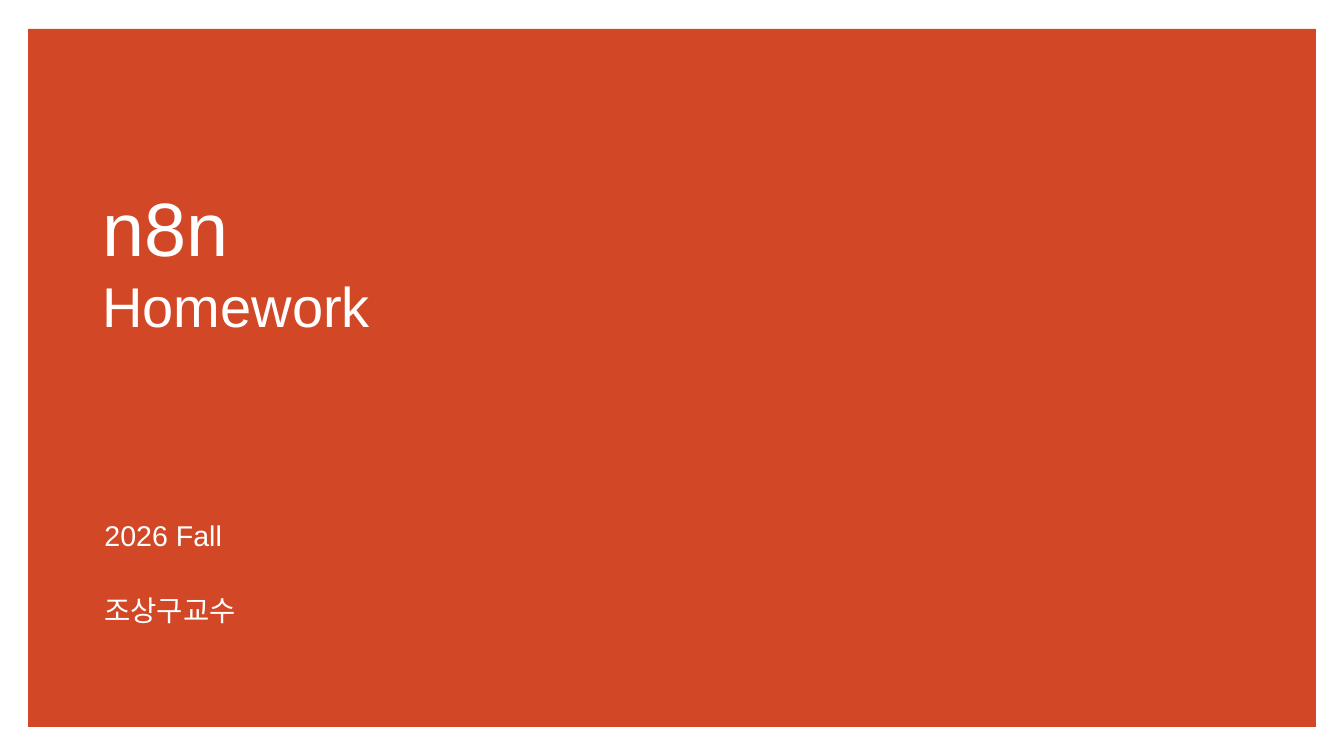
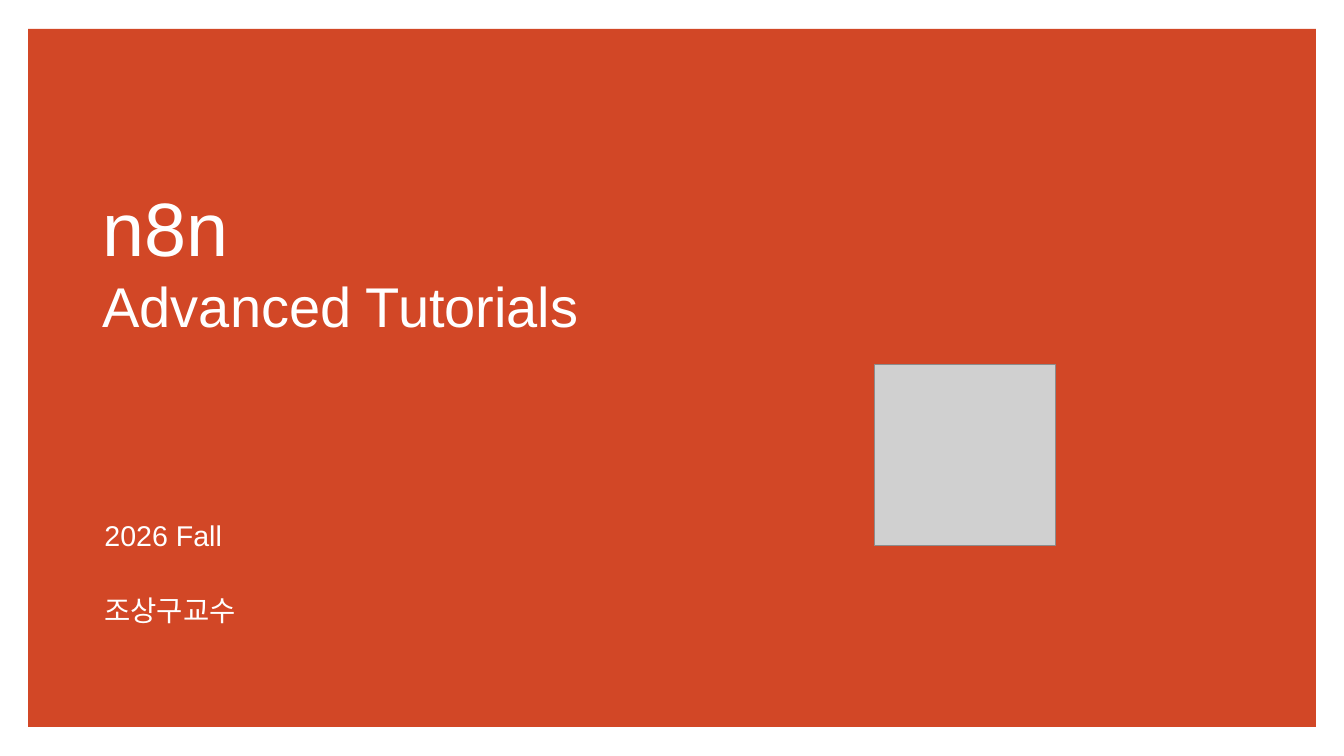
Before and after one commit to ancestor9/2026_Fall_AI-Workflow, a slide deck: slide 57 of PPTs/04_AI Workflow_n8n.pptx (slide 41 before the commit). Drawn at 1344x756 pixels with LibreOffice and Linux fonts; fonts in the diff are those of the drawing; grey boxes stand for pictures. Boxes give left, top, right and bottom in pixels: in the first picture for what was removed or moved away, otherwise in the second. Text is boxed around its words. In the diff, an @@ line names an element or a change of style, - is before the commit and + after.

```diff
--- a/PPTs/04_AI Workflow_n8n.pptx
+++ b/PPTs/04_AI Workflow_n8n.pptx
@@ title at bbox=[102, 203, 579, 328]: text changed @@
-n8n
-Homework
+n8n
+Advanced Tutorials
@@ picture added at bbox=[874, 365, 1056, 546] @@
```
Also in this commit, not shown: 29 other slides changed, 12 slides added, 2 slides removed.
